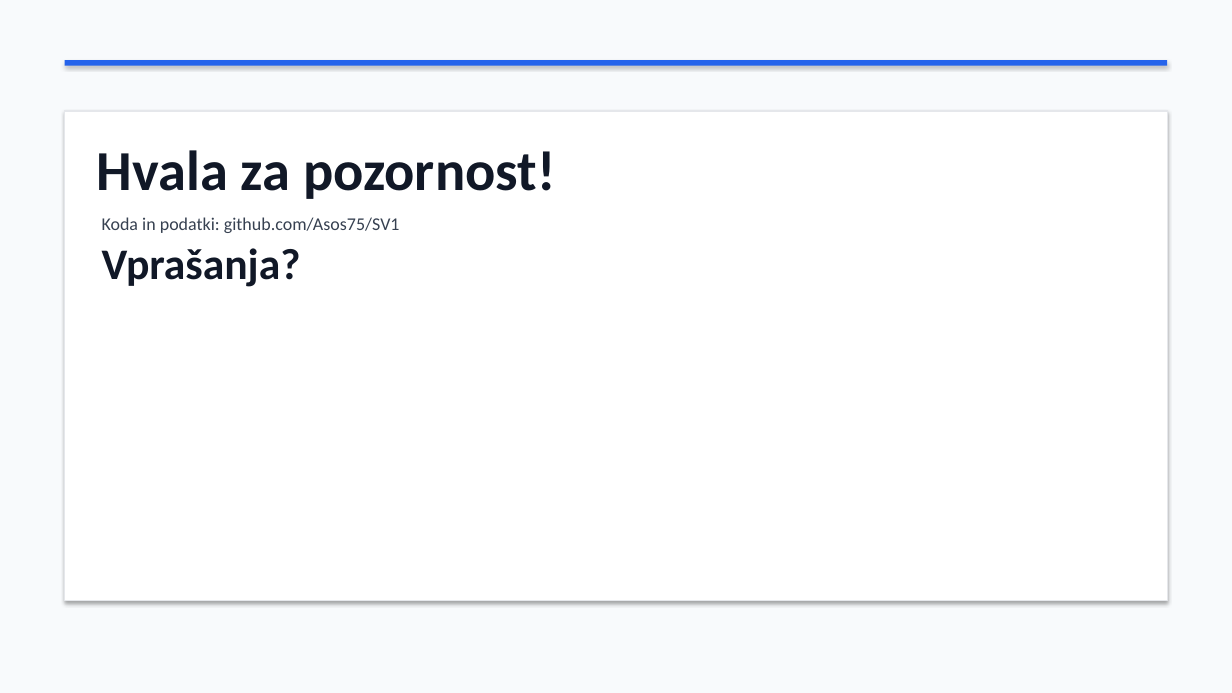
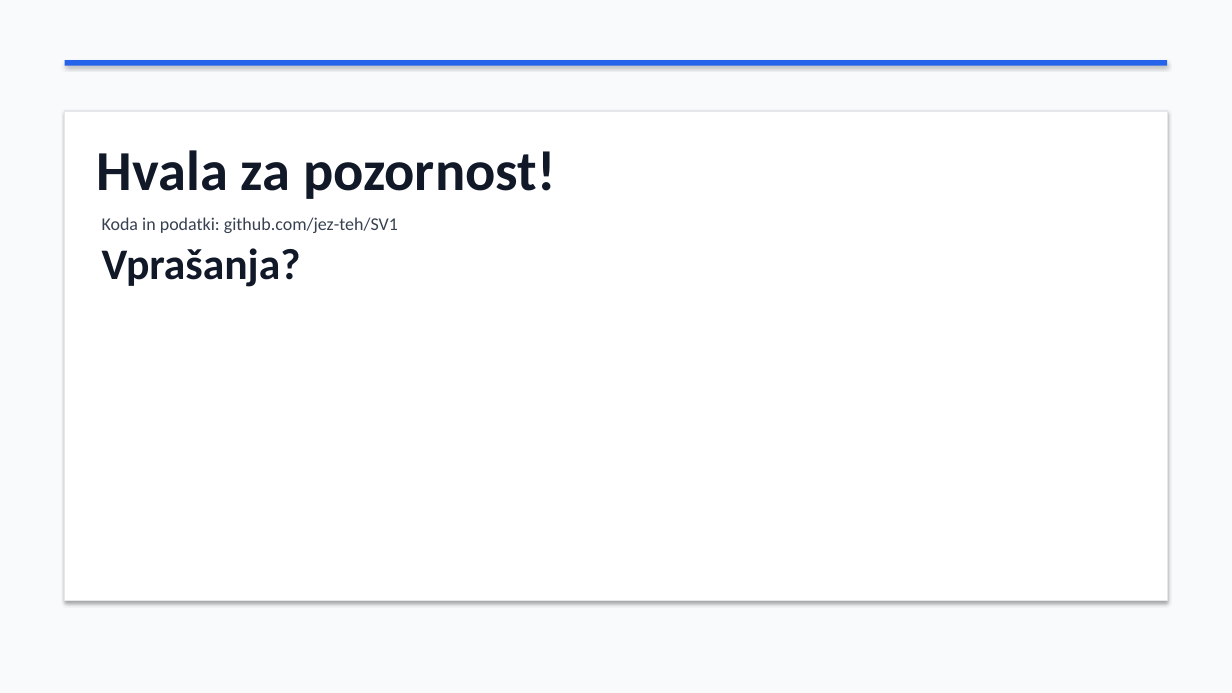
Before and after one commit to jez-teh/SV1, a slide deck: slide 12 of docs/prezentacija_SMS_spam.pptx. Drawn at 1232x693 pixels with LibreOffice and Linux fonts; fonts in the diff are those of the drawing. Boxes give left, top, right and bottom in pixels: in the first picture for what was removed or moved away, otherwise in the second. Text is boxed around its words. In the diff, an @@ line names an element or a change of style, - is before the commit and + after.

```diff
--- a/docs/prezentacija_SMS_spam.pptx
+++ b/docs/prezentacija_SMS_spam.pptx
@@ text at [102, 217, 398, 233]: text changed @@
-Koda in podatki: github.com/Asos75/SV1
+Koda in podatki: github.com/jez-teh/SV1
```
Also in this commit, not shown: 1 other slide changed, 2 other files.
